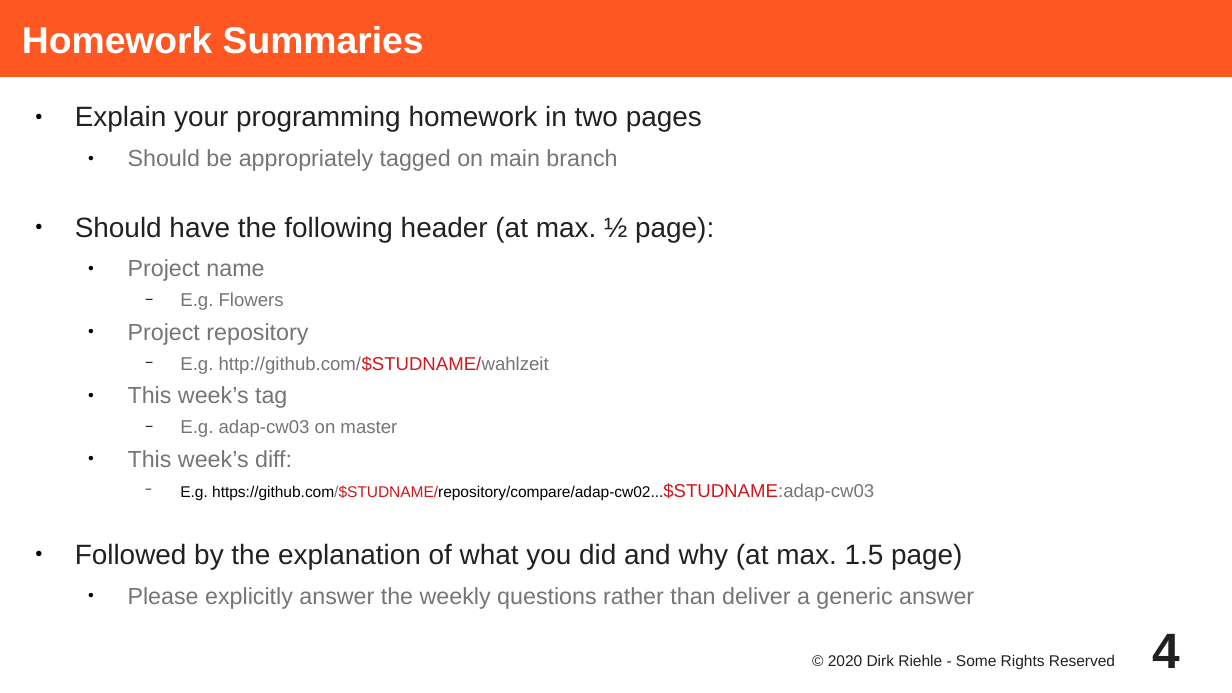
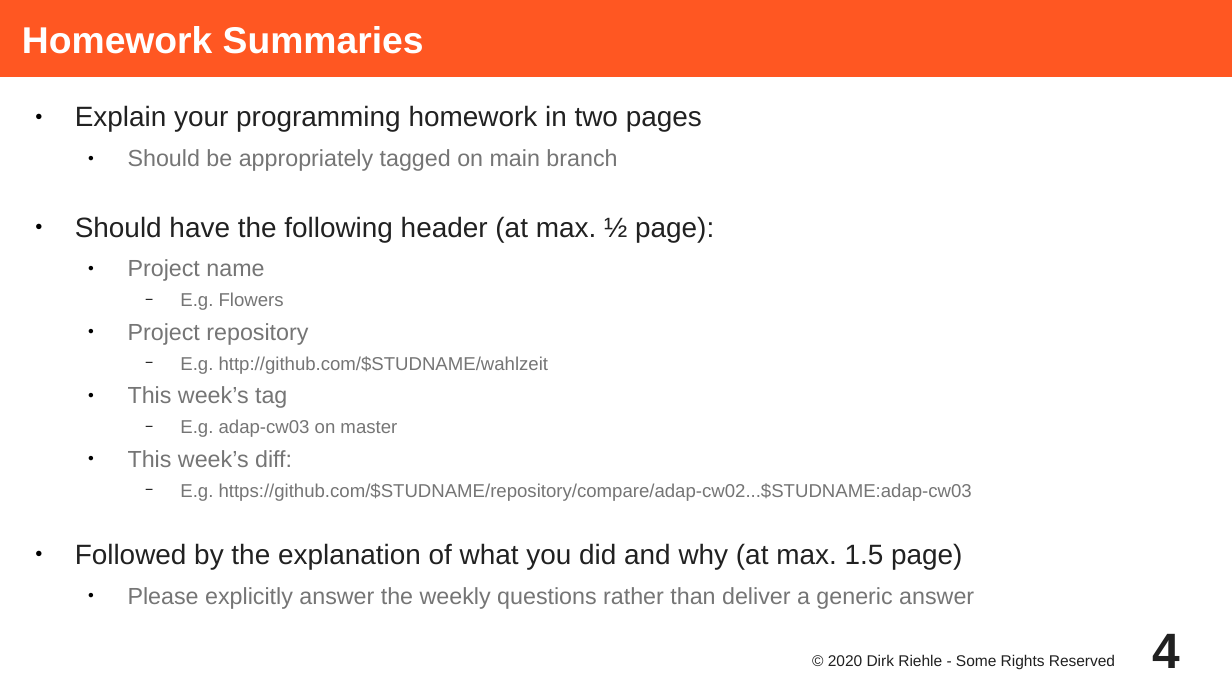
Before and after one commit to dirkriehle/adap-course, a slide deck: slide 4 of Lecture Slides/ADAP A02 - Course Homework.odp. Drawn at 1232x693 pixels with LibreOffice and Linux fonts; fonts in the diff are those of the drawing. Boxes give left, top, right and bottom in pixels: in the first picture for what was removed or moved away, otherwise in the second. Text is boxed around its words. In the diff, an @@ line names an element or a change of style, - is before the commit and + after.

```diff
--- a/Lecture Slides/ADAP A02 - Course Homework.odp
+++ b/Lecture Slides/ADAP A02 - Course Homework.odp
@@ text at bbox=[180, 356, 972, 501]: text colour #CE181E to #757575 in "http://github.com/$STUDNAME/wahlzeit", "https://github.com/$STUDNAME/repository/compare/adap-cw02... ..."; size 10 to 12 pt, text colour #000000 to #757575 in "E.g. https://github.com/$STUDNAME/repository/compare/adap-cw ..." @@
```
Also in this commit, not shown: 2 other slides changed, 1 other file.
